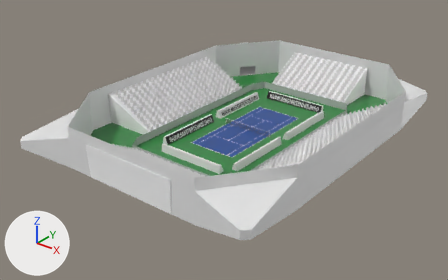
The glTF model scene.gltf as it was, and as the next commit left it.
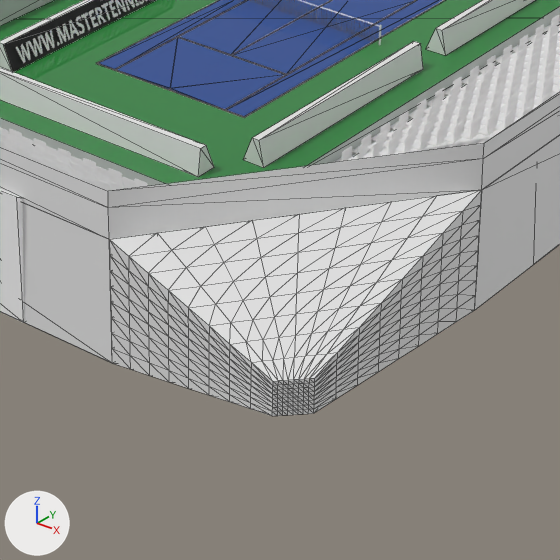
The first picture shows the older version from a camera (50 mm lens) standing at (83.9, -114.2, 65.8) and looking at (-5.6, -2.3, -3.6). The close-ups show both versions on the part from 37% to 71% of the width and 45% to 100% of the height of that picture; other places that the commit changed are outside them. Arrows for +X, +Y and +Z are at lower left; the lights stay in place. The close-ups show mesh edges as thin lines. Where no turn or scale is listed for an object, it has been applied to the vertices. Vertices at the same position are counted once.

Before the edit, the objects in view are built like this:
```python
me_cube = bpy.data.meshes.new('Cube')
me_cube.from_pydata(...)  # 384 vertices, 756 faces; spans x -8.1..11.8, y -1.0..11.8, z -4.0..3.5
me_cube.materials.append(mat_wing_mat)  # white #e7e7e7
me_cube_013 = bpy.data.meshes.new('Cube.013')
me_cube_013.from_pydata(...)  # 8 vertices, 12 faces; spans x -8.8..8.7, y -0.5..1.0, z 0.0..1.8
me_выдавливание__2037__geometry = bpy.data.meshes.new(' Выдавливание [2037] Geometry')
me_выдавливание__2037__geometry.from_pydata(...)  # 72 vertices, 164 faces; spans x -6.3..6.3, y -14.2..14.2, z 0.0
ob_banner_bot = bpy.data.objects.new('banner_bot', me_cube_013)
ob_banner_bot.location = (0.21, -21.52, 0.0)
ob_field_stripes = bpy.data.objects.new('field_stripes', me_выдавливание__2037__geometry)
ob_field_stripes.location = (0.0, 0.0, 0.0)
ob_wing = bpy.data.objects.new('wing', me_cube)
ob_wing.location = (30.0, -41.0, 4.0)
ob_wing.rotation_euler = (0.0, 0.0, 0.785)  # degrees (0, 0, 45)
# also in view: 'outer_walls.002' at (0.0, 0.0, 3.8); 'lounge_right' at (22.6, 0.8, 4.0); 'banner_top_right' at (10.5, 10.0, 0.9); 'border top' at (0.0, 0.0, 8.9); 'ground' at (0.0, 0.0, 0.0)
```
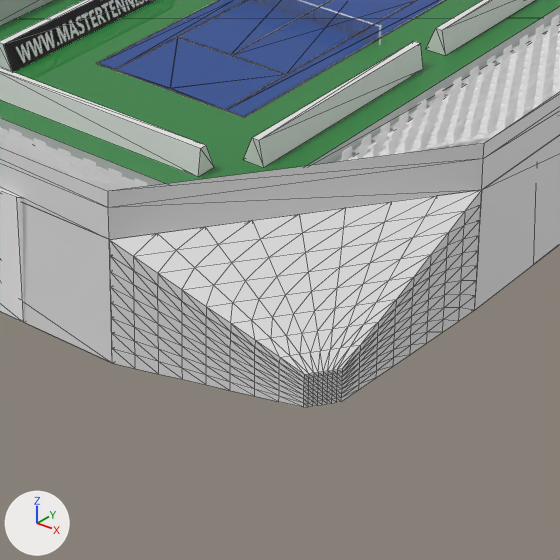
Where the change shows, as pixel boxes [x1, y1, x2, y2] in the close-ups (560 x 560 px):
'wing', reshaped, moved, turned: before [109, 190, 482, 416]; after [109, 190, 482, 407]

The change, as a list of edits to the scene's bpy script:
```text
Change me_cube:
    used by ob_wing; location = (30.0, -41.0, 4.0); rotation_euler = (0.0, 0.0, 0.785), in degrees (0, 0, 45)
    remove me_cube.from_pydata(...)  # 384 vertices, 756 faces; spans x -8.1..11.8, y -1.0..11.8, z -4.0..3.5
    remove me_cube.materials.append(mat_wing_mat)  # white #e7e7e7
    add me_cube.from_pydata(...)  # 334 vertices, 628 faces; spans x -9.6..10.6, y -1.0..5.5, z -1.0..6.5
    me_cube part 1: 303 vertices removed from x -8.1..11.8, y 0.2..11.8, z -4.0..3.5; 253 vertices added at x -9.6..10.6, y -0.2..5.5, z -1.0..6.5
Change ob_wing:
    ob_wing.location: (30.0, -41.0, 4.0) -> (28.0, -36.0, 1.0)
    ob_wing.rotation_euler: (0.0, 0.0, 0.785) -> (0.0, 0.0, 0.925)  # degrees (0, 0, 45) -> degrees (0, 0, 53)
```
